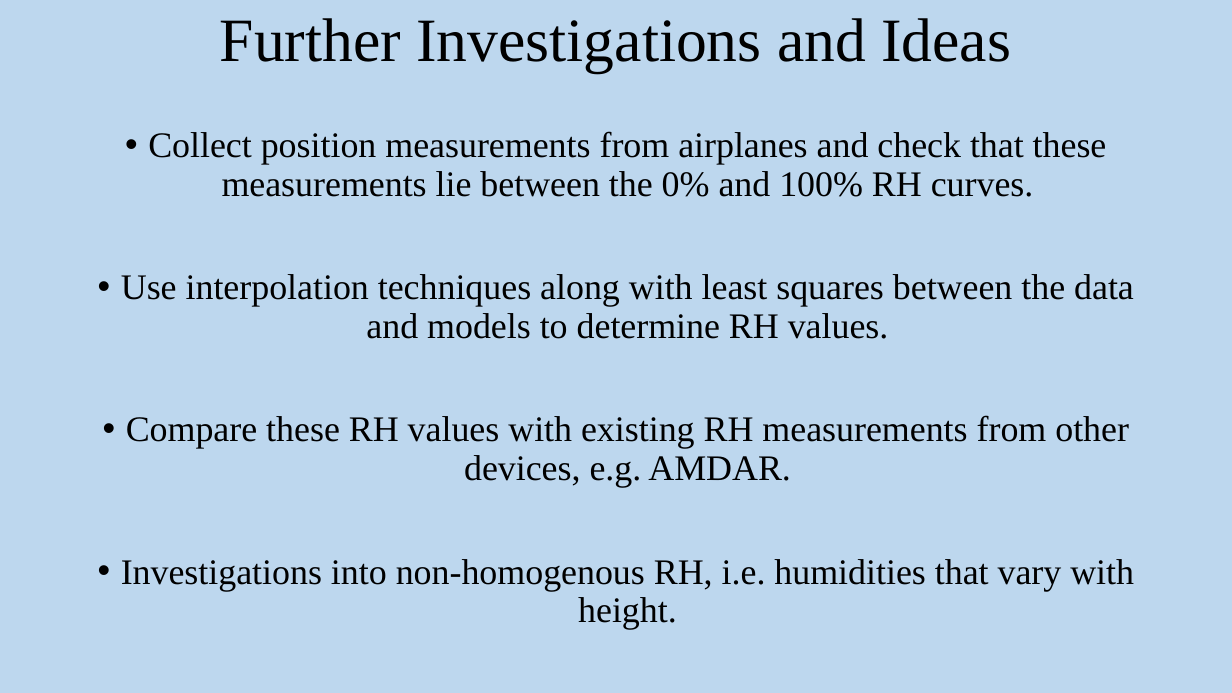
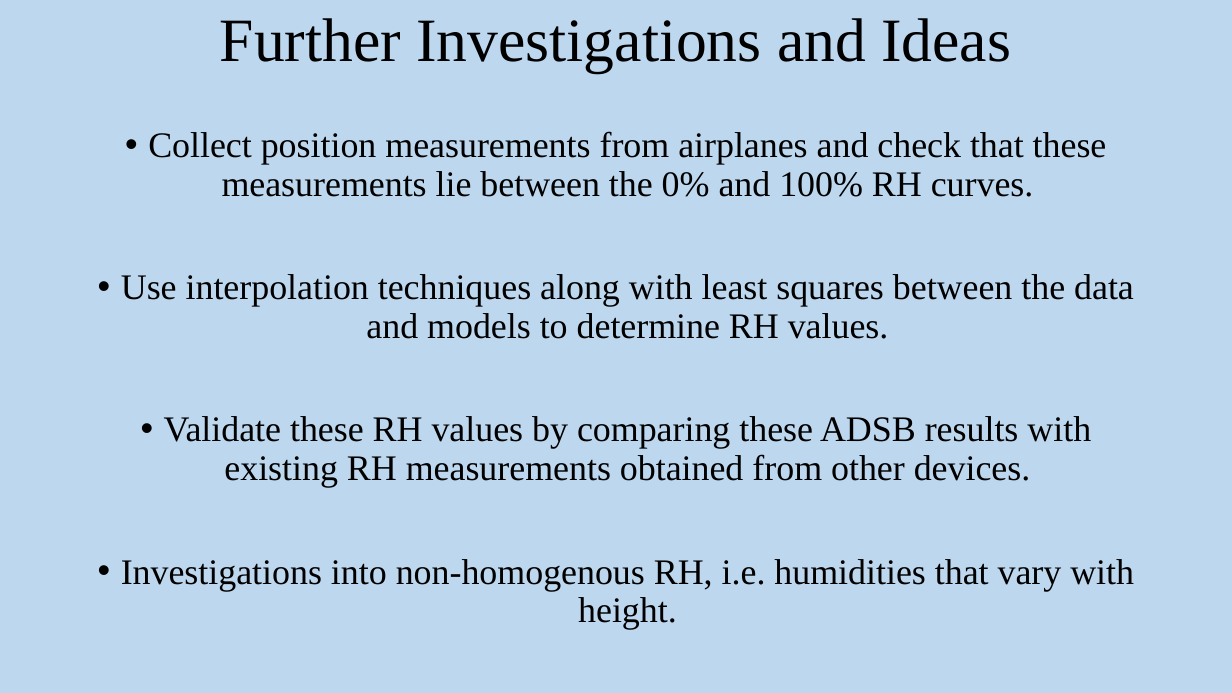
Before and after one commit to drummerevans/Uni_Work, a slide deck: slide 9 of PHY3147/ADSB_Presentation.pptx. Drawn at 1232x693 pixels with LibreOffice and Linux fonts; fonts in the diff are those of the drawing. Boxes give left, top, right and bottom in pixels: in the first picture for what was removed or moved away, otherwise in the second. Text is boxed around its words. In the diff, an @@ line names an element or a change of style, - is before the commit and + after.

Commit message:
ADSB Presentation Final

```diff
--- a/PHY3147/ADSB_Presentation.pptx
+++ b/PHY3147/ADSB_Presentation.pptx
@@ text at (164, 416, 1091, 488): text changed @@
-• Compare these RH values with existing RH measurements from other devices, e.g. AMDAR.
+• Validate these RH values by comparing these ADSB results with existing RH measurements obtained from other devices.
```
Also in this commit, not shown: 1 other slide changed, 1 other file.
